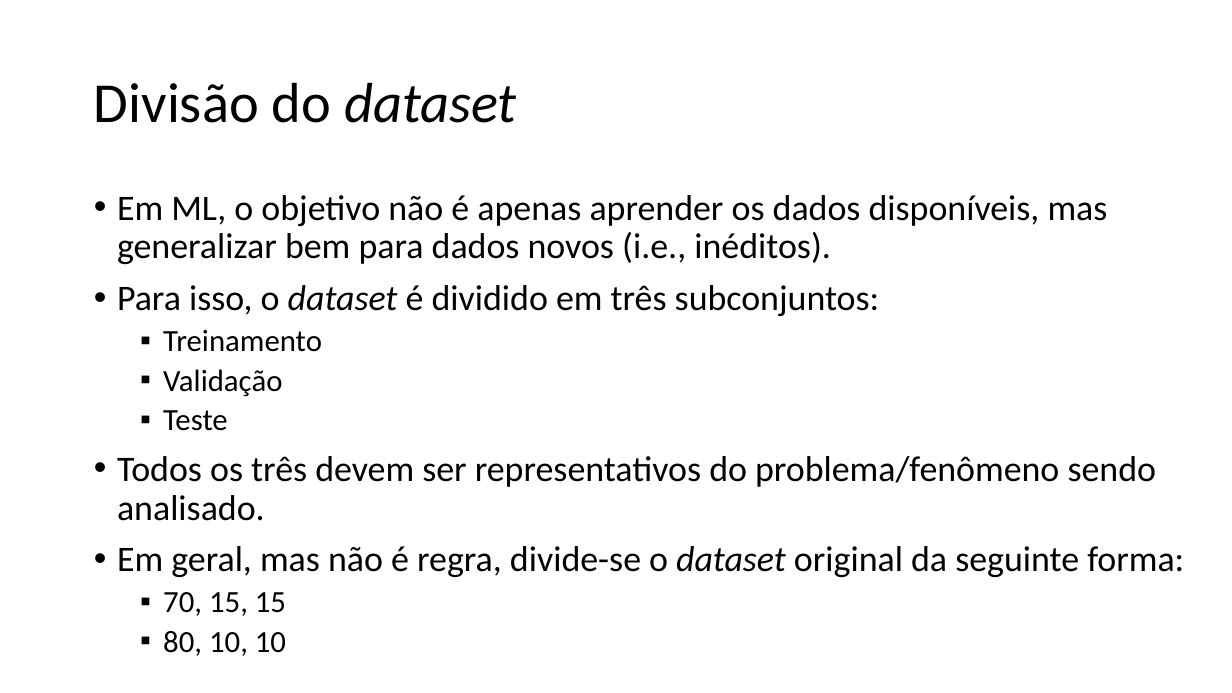
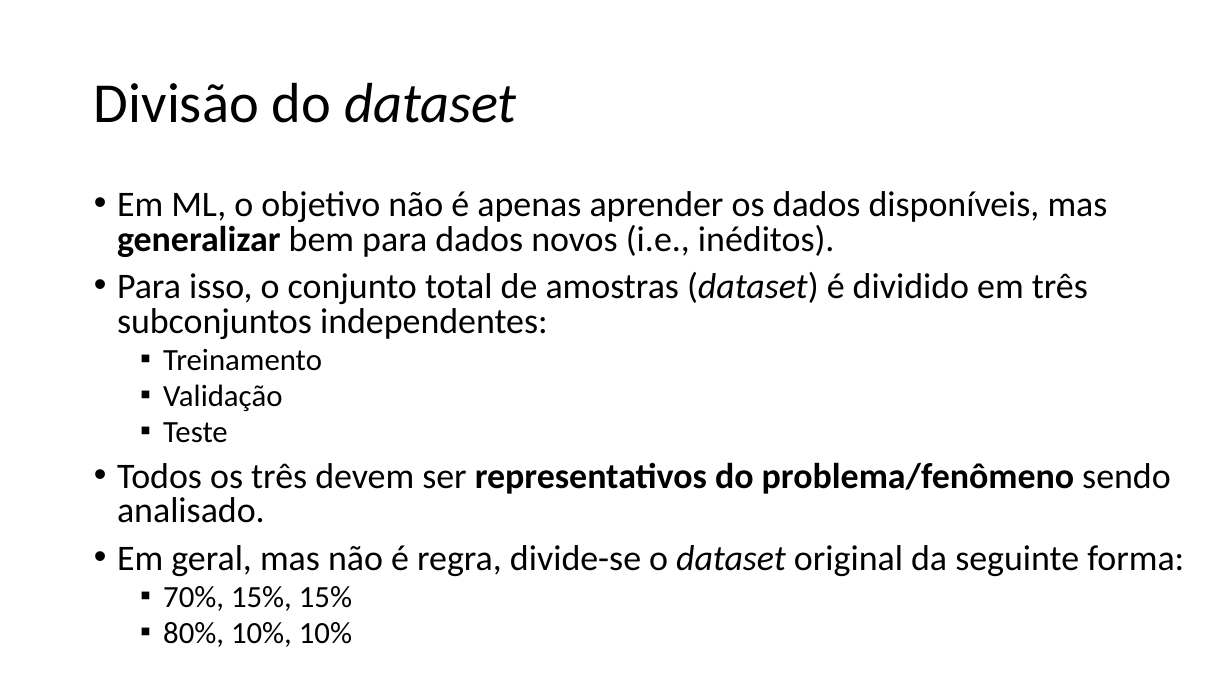
Before and after one commit to zz4fap/c24_inteligencia_artificial, a slide deck: slide 8 of slides/C24_Transformações.pptx (slide 6 before the commit). Drawn at 1232x693 pixels with LibreOffice and Linux fonts; fonts in the diff are those of the drawing. Boxes give left, top, right and bottom in pixels: in the first picture for what was removed or moved away, otherwise in the second. Text is boxed around its words. In the diff, an @@ line names an element or a change of style, - is before the commit and + after.

Commit message:
new slides

```diff
--- a/slides/C24_Transformações.pptx
+++ b/slides/C24_Transformações.pptx
@@ text at (x1=117, y1=191, x2=1184, y2=576): bold on in "generalizar", "representativos do problema/fenômeno"; line spacing 0.9 to 0.8 @@
@@ text at (x1=117, y1=272, x2=1088, y2=339): text changed @@
-• Para isso, o dataset é dividido em três subconjuntos:
+• Para isso, o conjunto total de amostras (dataset) é dividido em três subconjuntos independentes:
@@ text at (x1=163, y1=586, x2=352, y2=647): text changed @@
-  ▪ 70, 15, 15
-  ▪ 80, 10, 10
+  ▪ 70%, 15%, 15%
+  ▪ 80%, 10%, 10%
```
Also in this commit, not shown: 1 other slide changed, 2 slides added.
